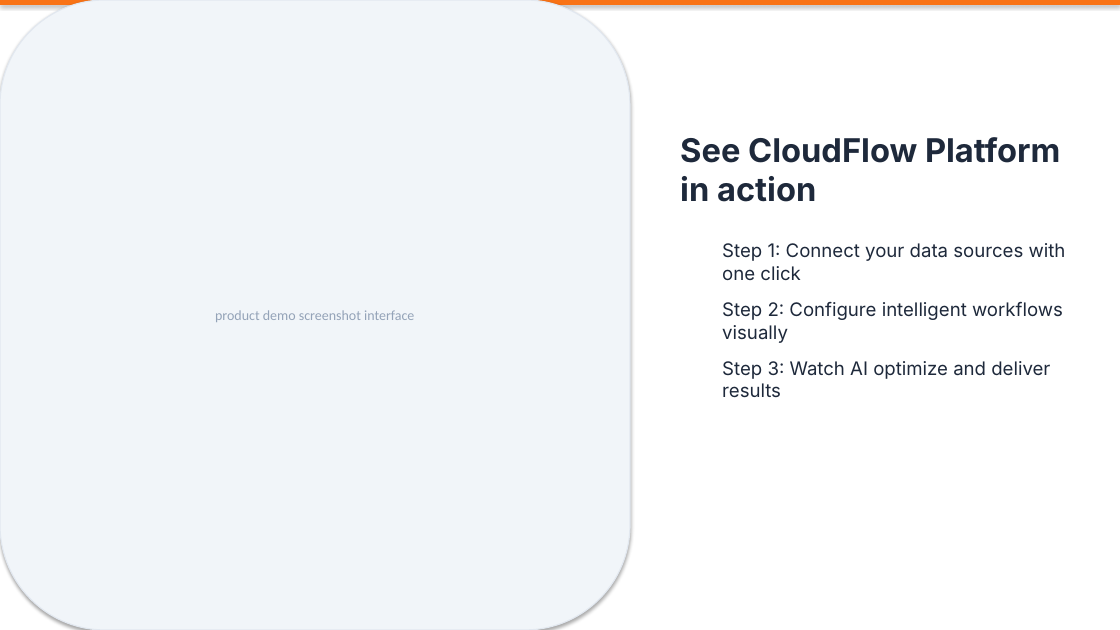
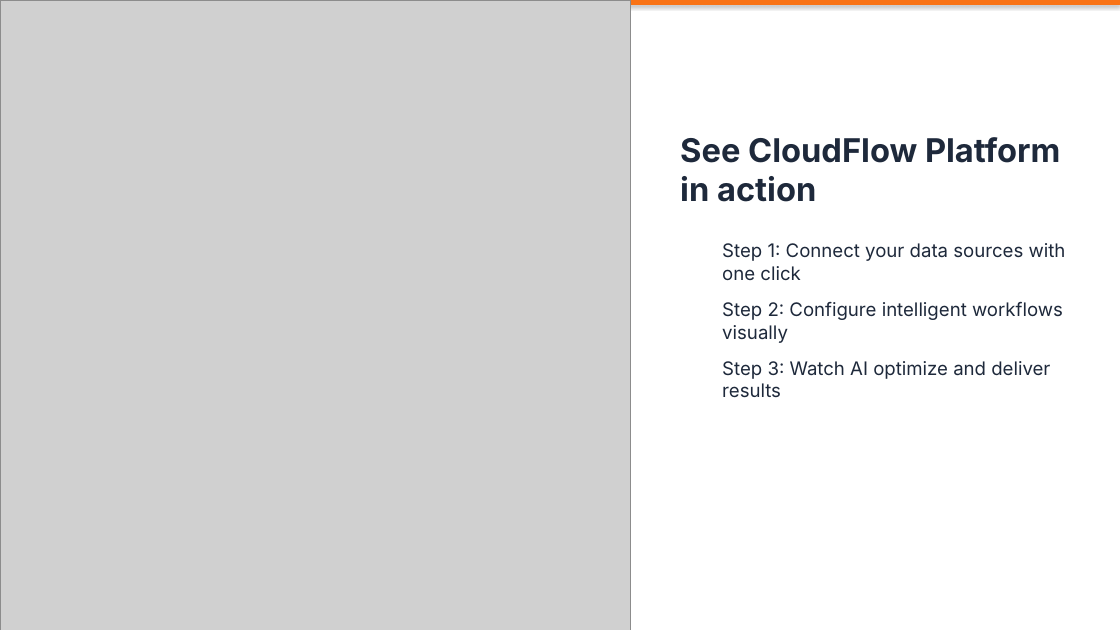
Before and after one commit to sunchaokun/PPT-Design-Skill, a slide deck: slide 5 of examples/02-saas-product-demo.pptx. Drawn at 1120x630 pixels with LibreOffice and Linux fonts; fonts in the diff are those of the drawing; grey boxes stand for pictures. Boxes give left, top, right and bottom in pixels: in the first picture for what was removed or moved away, otherwise in the second. Text is boxed around its words. In the diff, an @@ line names an element or a change of style, - is before the commit and + after.

```diff
--- a/examples/02-saas-product-demo.pptx
+++ b/examples/02-saas-product-demo.pptx
@@ rounded rectangle removed at <box>0,0,630,630</box> @@
-product demo screenshot interface
@@ picture added at <box>0,0,630,630</box> @@
```
Also in this commit, not shown: 2 other slides changed, 6 other files.
